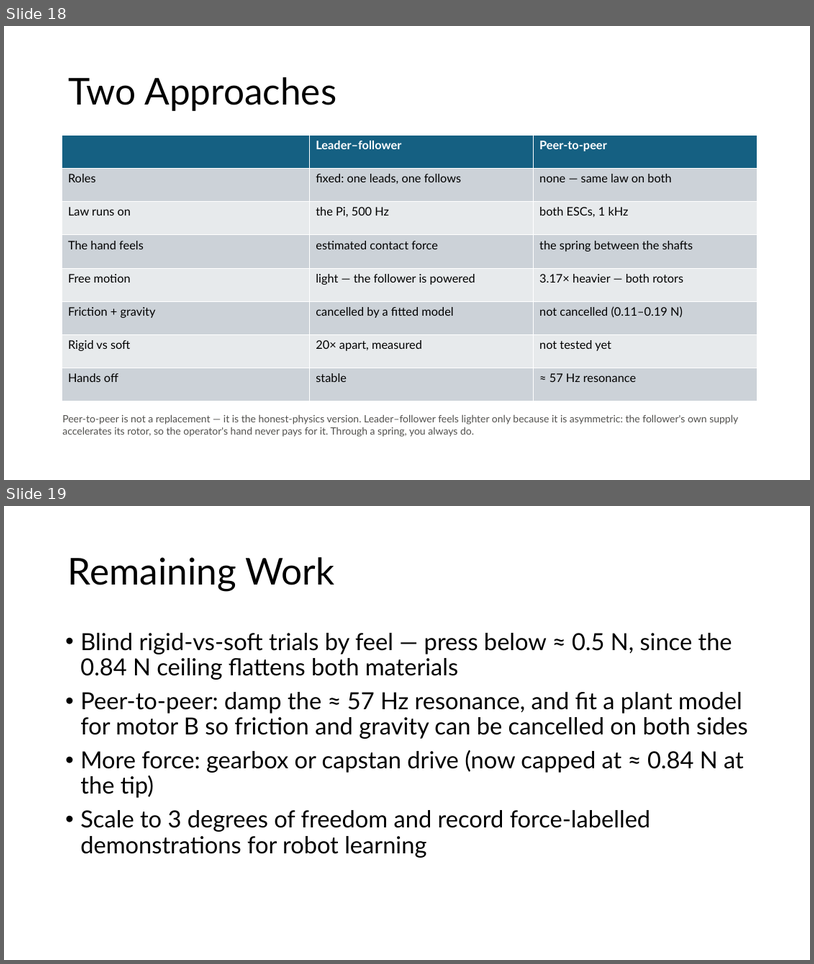
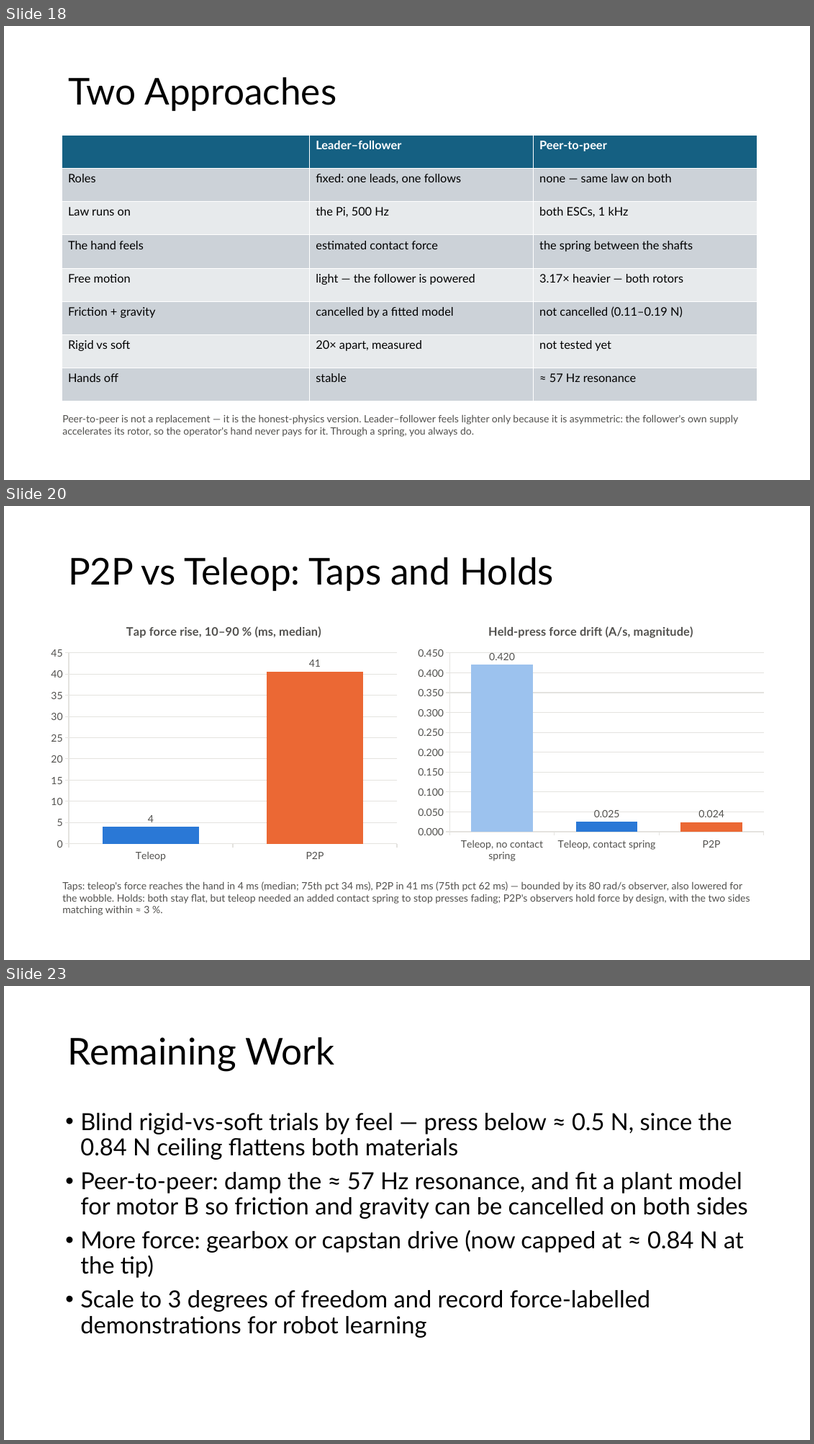
Before and after one commit to JayChintala/1DOF-FOC-Force-Feedback, a slide deck: ESC_based/presentation/Force-Aware Telepresence for Robot Learning.pptx. Shown one above the other, each under a label of ours: slides 18 and 19 before the commit, slides 18, 20 and 23 after it; the slides between them are not shown. The pictures are 814x964 and 814x1444 pixels, drawn with LibreOffice and Linux fonts; fonts in the diff are those of the drawing. Boxes give left, top, right and bottom in pixels: in the first picture for what was removed or moved away, otherwise in the second. Text is boxed around its words. In the diff, an @@ line names an element or a change of style, - is before the commit and + after.

```diff
--- a/ESC_based/presentation/Force-Aware Telepresence for Robot Learning.pptx
+++ b/ESC_based/presentation/Force-Aware Telepresence for Robot Learning.pptx
@@ slide 20 added at [4, 506, 810, 960], background #FFFFFF @@
@@ title added at [68, 557, 554, 591], 44 pt, text #000000 @@
+P2P vs Teleop: Taps and Holds
@@ column chart added at [44, 612, 404, 867] @@
+title "Tap force rise, 10–90 % (ms, median)"
+categories: Teleop, P2P
+Series 1: 4, 41
@@ column chart added at [411, 612, 772, 867] @@
+title "Held-press force drift (A/s, magnitude)"
+categories: Teleop, no contact spring, Teleop, contact spring, P2P
+Series 1: 0.42, 0.025, 0.024
@@ text added at [62, 881, 751, 915], 12 pt, text #52514E @@
+Taps: teleop's force reaches the hand in 4 ms (median; 75th pct 34 ms), P2P in 41 ms (75th pct 62 ms) — bounded by its 80 rad/s observer, also lowered for the wobble. Holds: both stay flat, but teleop needed an added contact spring to stop presses fading; P2P's observers hold force by design, with the two sides matching within ≈ 3 %.
@@ what was slide 19 is now slide 23 @@
```
Also in this commit, not shown: 3 other slides added, 1 other file.
